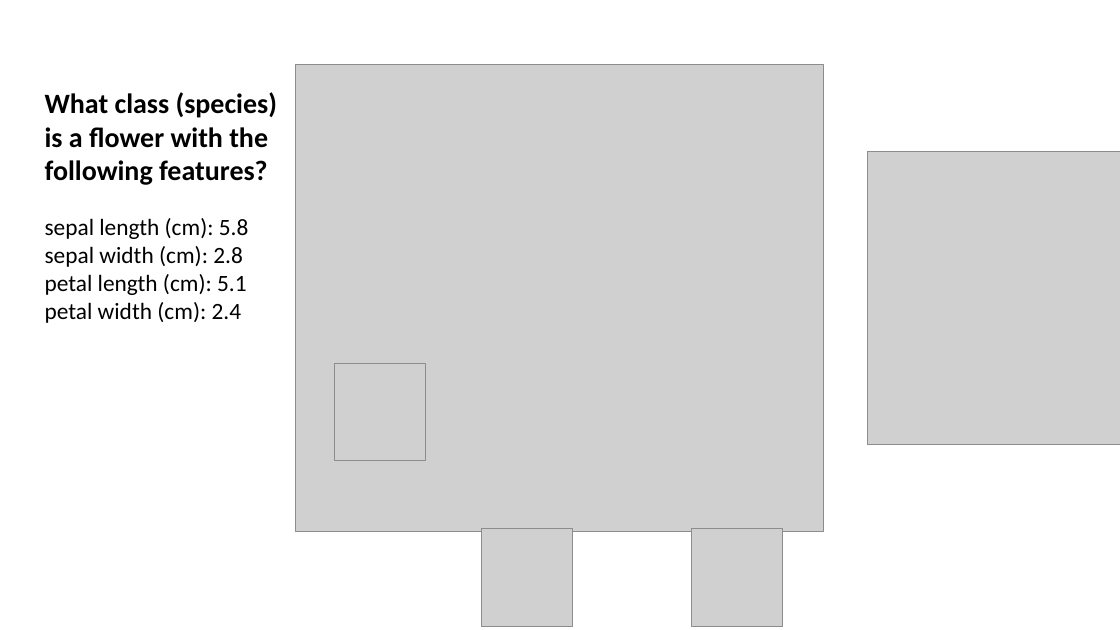
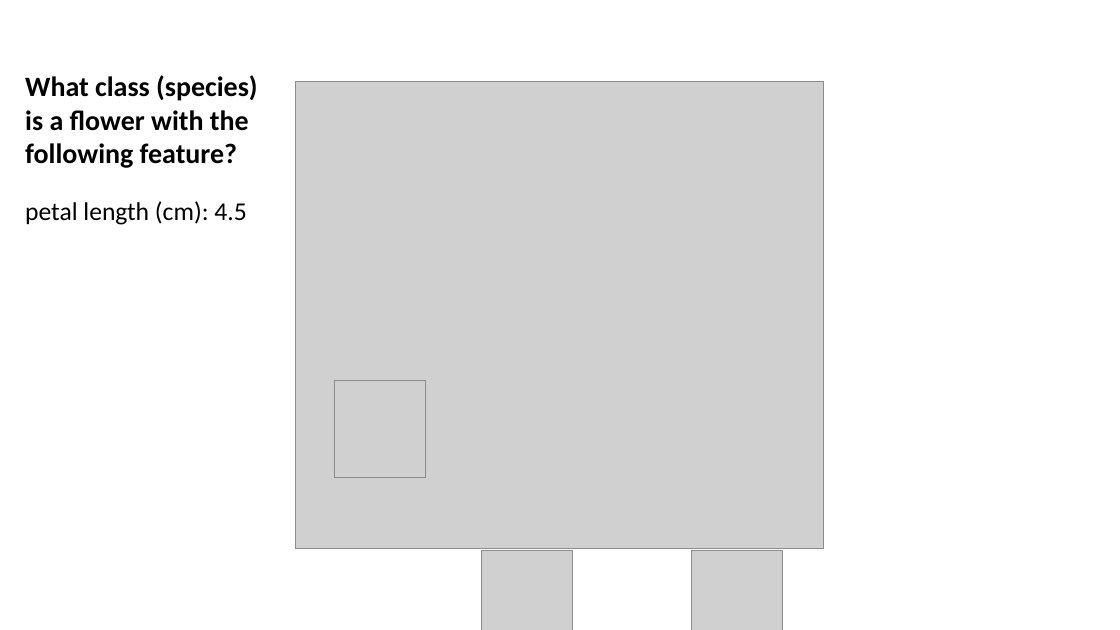
Before and after one commit to mGalarnyk/Python_Tutorials, a slide deck: slide 4 of Sklearn/DecisionTrees/powerpoint/DecisionComparison.pptx. Drawn at 1120x630 pixels with LibreOffice and Linux fonts; fonts in the diff are those of the drawing; grey boxes stand for pictures; background and template pictures are left out. Boxes give left, top, right and bottom in pixels: in the first picture for what was removed or moved away, otherwise in the second. Text is boxed around its words. In the diff, an @@ line names an element or a change of style, - is before the commit and + after.

```diff
--- a/Sklearn/DecisionTrees/powerpoint/DecisionComparison.pptx
+++ b/Sklearn/DecisionTrees/powerpoint/DecisionComparison.pptx
@@ text at (25,75,257,225): text changed; size 20 to 24 pt; bold on @@
-What class (species) is a flower with the following features?
-sepal length (cm): 5.8
-sepal width (cm): 2.8
-petal length (cm): 5.1
-petal width (cm): 2.4
+What class (species) is a flower with the following feature?
+petal length (cm): 4.5
@@ picture: place and size @@
-picture at (295,65,823,532)
+picture at (295,82,823,549)
@@ picture removed at (867,151,1120,444) @@
@@ 3 pictures: place and size @@
-3 pictures at (334,363,782,626)
+3 pictures at (334,381,782,630)
```
Also in this commit, not shown: 1 slide added, 12 other files.
